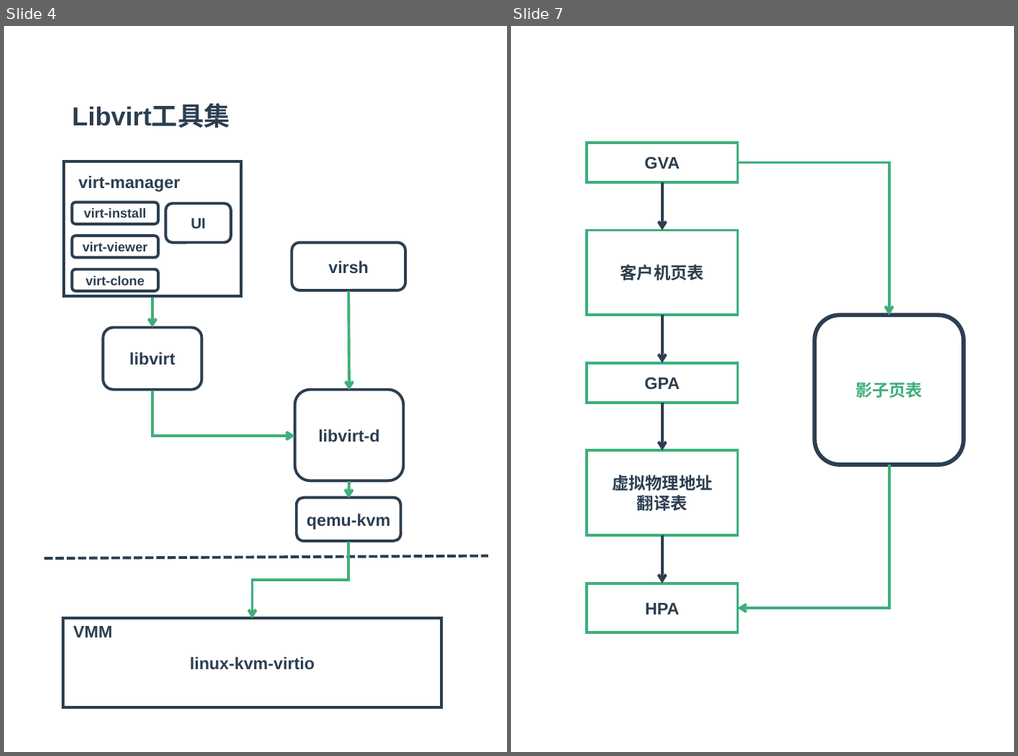
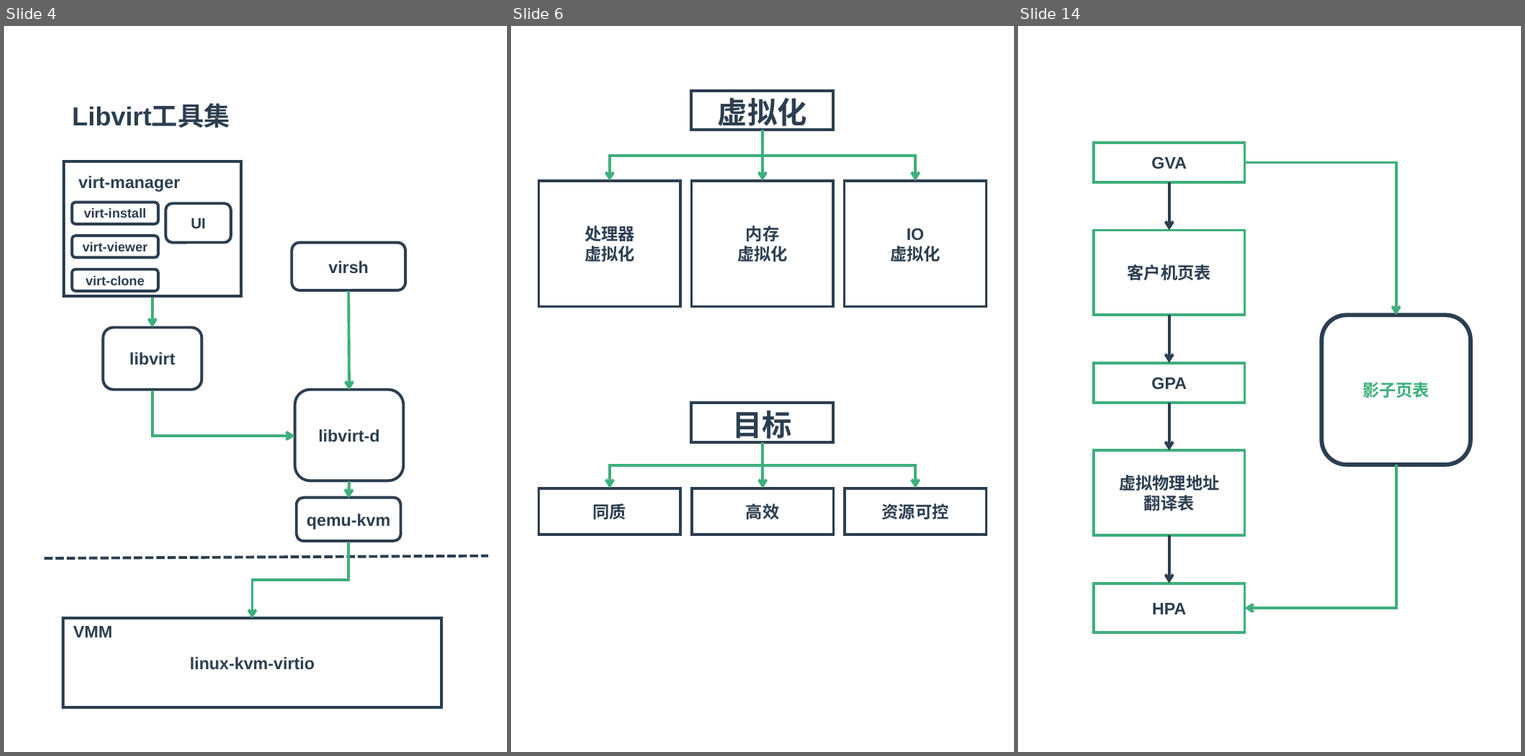
Before and after one commit to zaiqiang-dong/zaiqiang, a slide deck: picture/ppt/vitrualization/vitrualization.pptx. Shown side by side, each under a label of ours: slides 4 and 7 before the commit, slides 4, 6 and 14 after it; the slides between them are not shown. The pictures are 1018x756 and 1525x756 pixels, drawn with LibreOffice and Linux fonts; fonts in the diff are those of the drawing. Boxes give left, top, right and bottom in pixels: in the first picture for what was removed or moved away, otherwise in the second. Text is boxed around its words. In the diff, an @@ line names an element or a change of style, - is before the commit and + after.

```diff
--- a/picture/ppt/vitrualization/vitrualization.pptx
+++ b/picture/ppt/vitrualization/vitrualization.pptx
@@ slide 6 added at [511, 26, 1014, 752], background #FFFFFF @@
@@ rectangle added at [691, 90, 834, 130], outline #2C3E50 3 pt, 32 pt, text #2C3E50, bold @@
+虚拟化
@@ elbow arrow added from (762, 130) to (610, 181), #3EAF7C 3 pt @@
@@ elbow arrow added from (762, 130) to (915, 181), #3EAF7C 3 pt @@
@@ arrow added from (762, 130) to (762, 181), #3EAF7C 3 pt @@
@@ rectangle added at [538, 181, 680, 307], outline #2C3E50 3 pt, 18 pt, text #2C3E50, bold @@
+处理器
+虚拟化
@@ rectangle added at [691, 181, 834, 307], outline #2C3E50 3 pt, 18 pt, text #2C3E50, bold @@
+内存
+虚拟化
@@ rectangle added at [844, 181, 986, 307], outline #2C3E50 3 pt, 18 pt, text #2C3E50, bold @@
+IO
+虚拟化
@@ rectangle added at [691, 403, 834, 442], outline #2C3E50 3 pt, 32 pt, text #2C3E50, bold @@
+目标
@@ elbow arrow added from (762, 442) to (610, 488), #3EAF7C 3 pt @@
@@ elbow arrow added from (762, 442) to (915, 488), #3EAF7C 3 pt @@
@@ elbow arrow added from (762, 442) to (762, 488), #3EAF7C 3 pt @@
@@ rectangle added at [538, 488, 680, 534], outline #2C3E50 3 pt, 18 pt, text #2C3E50, bold @@
+同质
@@ rectangle added at [691, 488, 834, 534], outline #2C3E50 3 pt, 18 pt, text #2C3E50, bold @@
+高效
@@ rectangle added at [844, 488, 986, 534], outline #2C3E50 3 pt, 18 pt, text #2C3E50, bold @@
+资源可控
@@ what was slide 7 is now slide 14 @@
```
Also in this commit, not shown: 2 slides changed, 6 other slides added, 23 other files.
